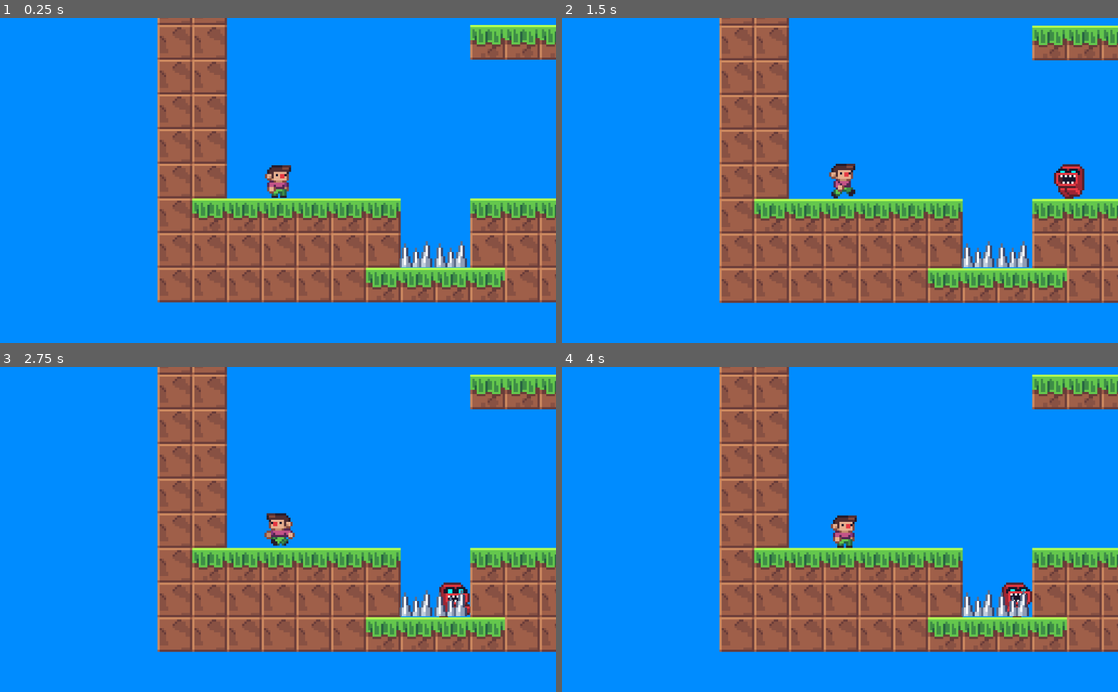
Above: before the commit, frames 1-4 (two rows, left to right).
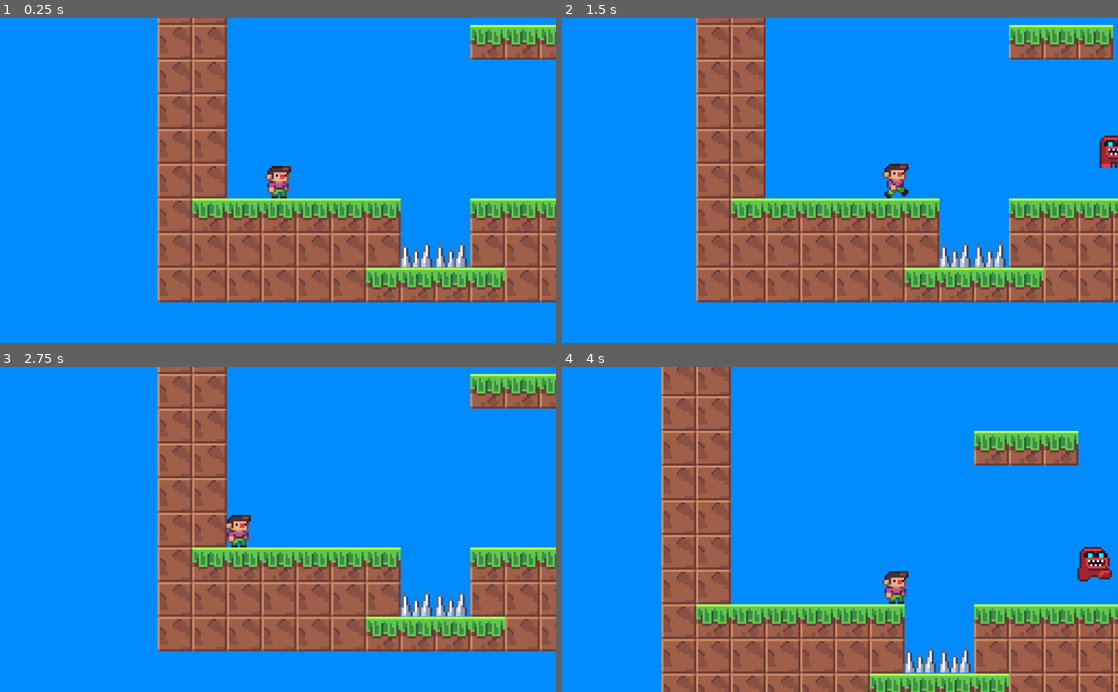
Above: after the commit, the same moments.

Repository: Evanator05/JuansJourney
Game: Godot game, scene res://Levels/5-1.tscn
Two runs of this game, one before a commit and one after it. Both use one fixed random seed, a clock stepped at 60 frames per second and the inputs below.
Inputs:
- Up to frame 1 (0.25 s): no input
- Up to frame 2 (1.5 s): hold Right (ui_right) from 0.53 s (still down); tap Up (ui_up) at 0.77 s
- Up to frame 3 (2.75 s): tap Up (ui_up) at 1.52 s; release Right (ui_right) at 2.03 s; hold Left (ui_left) from 2.03 s (still down)
- Up to frame 4 (4 s): release Left (ui_left) at 2.78 s; hold Right (ui_right) from 2.78 s (still down); tap Up (ui_up) at 3.02, 3.77 s

The runs differ from the first frame. In frame 1, 0.1% of the frame differs, in the area x 47-53%, y 45-56%; in frame 2, 22%; in frame 3, 4.0%; in frame 4, 48%, in the area x 17-100%, y 0-100%.

Commit message:
fixed delta

Diff:
--- a/Code/Juan.gd
+++ b/Code/Juan.gd
@@ -23,7 +23,7 @@
 var dead = 0
 onready var current_level = get_parent()
 var time = 0
-var deltamultiplier = 6.25
+var deltamultiplier = 144
 func _process(delta):
 	var lkey = Input.is_action_pressed("ui_left")
 	var rkey = Input.is_action_pressed("ui_right")
